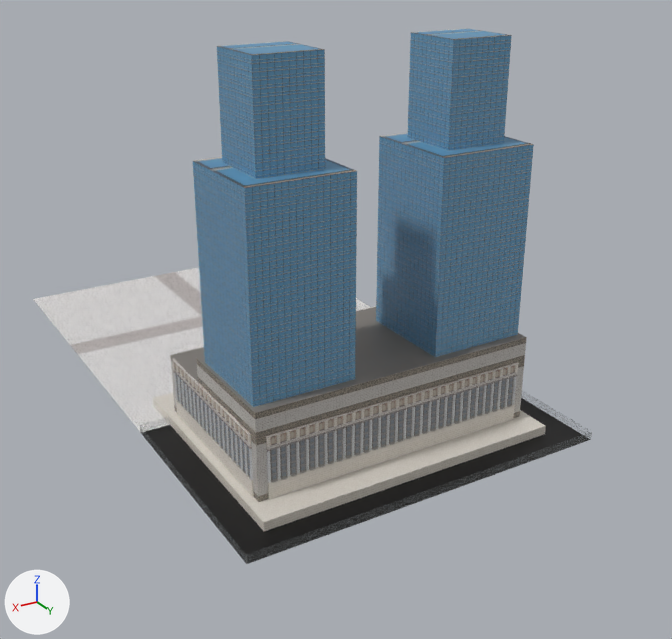
Two versions of the Blender file res/models/pb.blend, one commit apart.
Before and after are seen from a camera (50 mm lens) standing at (140.0, 267.0, 150.0) and looking at (-10.0, 18.0, 26.0). Every picture has the same lights, and +X, +Y and +Z are marked at lower left.
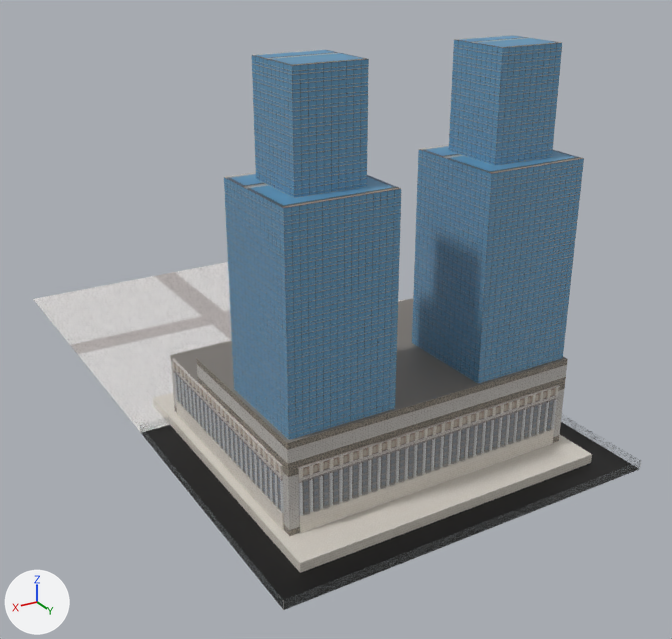
Boxes [x1, y1, x2, y2] around the edits, measured in the pictures (672 x 639 px; the box of a moved part takes in the faces that stretch with it):
'Plane.061', moved
    before: [193, 157, 357, 407]
    after: [224, 172, 401, 440]
'Plane.020', moved
    before: [376, 132, 534, 357]
    after: [412, 145, 584, 383]
'Plane.076', reshaped (11% wider, 14% taller)
    before: [142, 398, 591, 563]
    after: [142, 422, 639, 610]
'Plane.062', moved
    before: [217, 41, 325, 179]
    after: [252, 49, 369, 198]
'Plane.006', reshaped (12% wider, 22% taller)
    before: [171, 307, 526, 496]
    after: [171, 299, 567, 530]
'Plane.021', moved
    before: [408, 28, 512, 151]
    after: [449, 35, 562, 166]
'Plane.060', reshaped (12% wider, 32% taller)
    before: [153, 393, 545, 522]
    after: [153, 393, 592, 563]
'Plane.005', reshaped
    before: [153, 399, 546, 531]
    after: [153, 399, 592, 573]
'Plane.002', mesh rescaled
    before: [196, 337, 527, 419]
    after: [196, 358, 568, 450]
'Plane.003', mesh rescaled
    before: [198, 355, 525, 439]
    after: [198, 377, 566, 470]
'Plane.071', moved
    before: [270, 365, 515, 445]
    after: [303, 388, 555, 476]
'Plane.031', moved
    before: [266, 364, 518, 447]
    after: [299, 387, 559, 478]
'Plane.072', reshaped
    before: [170, 355, 525, 446]
    after: [170, 355, 565, 477]
part 1 of me_plane_005, moved or reshaped
    before: [261, 426, 546, 531]
    after: [261, 455, 592, 573]
part 2 of me_plane_006, moved or reshaped
    before: [202, 315, 526, 496]
    after: [202, 306, 567, 530]
part 3 of me_plane_008, moved or reshaped
    before: [268, 406, 515, 488]
    after: [299, 430, 554, 521]
part 4 of me_plane_008, moved or reshaped
    before: [176, 402, 253, 485]
    after: [176, 402, 284, 518]
part 5 of me_plane_020, moved or reshaped
    before: [268, 409, 514, 500]
    after: [300, 433, 554, 534]
part 6 of me_plane_020, moved or reshaped
    before: [176, 404, 254, 497]
    after: [176, 404, 284, 531]
part 7 of me_plane_062, moved or reshaped
    before: [250, 410, 545, 522]
    after: [250, 434, 592, 563]
part 10 of me_plane_078, moved or reshaped
    before: [251, 360, 525, 446]
    after: [283, 383, 565, 477]

Diff of the bpy script that builds the scene:
```diff
--- a/res/models/pb.blend.py
+++ b/res/models/pb.blend.py
@@ me_plane_005 @@
 me_plane_005.from_pydata(...)  # 24 vertices, 11 faces; spans x -50.0..50.0, y -22.0..60.0, z -3.0..0.0
+# me_plane_005 part 1
+for i in [0, 1, 3, 5, 11, 13, 18, 19]: me_plane_005.vertices[i].co += Vector((0.0, 20.0, 0.0))
 me_plane_005.materials.append(mat_brick2)
@@ me_plane_006 @@
 me_plane_006.from_pydata(...)  # 62 vertices, 36 faces; spans x -47.0..0.0, y -10.0..51.0, z 2.0..28.0
+# me_plane_006 part 2: all 24 vertices in x -47.0..0.0, y 51.0, z 2.0..28.0 are moved by (0.0, 18.0, 0.0)
 me_plane_006.materials.append(mat_brick1)
@@ me_plane_008 @@
 me_plane_008.from_pydata(...)  # 48 vertices, 29 faces; spans x -47.5..0.0, y -10.5..51.5, z 4.0..5.0
+# me_plane_008 part 3: the loose piece of 8 vertices spanning x -44.0..0.0, y 51.0..51.5, z 4.0..5.0 is moved by (0.0, 18.0, 0.0)
+# me_plane_008 part 4
+for i in [20, 21, 24, 25]: me_plane_008.vertices[i].co += Vector((0.0, 18.0, 0.0))
 me_plane_008.materials.append(mat_smooth_stone)
@@ me_plane_020 @@
 me_plane_020.from_pydata(...)  # 40 vertices, 15 faces, 10 loose edges; spans x -47.4..0.0, y -21.4..40.4, z 0.0..4.0
+# me_plane_020 part 5: the loose piece of 8 vertices spanning x -44.0..0.0, y 40.0..40.4, z 0.0..4.0 is moved by (0.0, 18.0, 0.0)
+# me_plane_020 part 6
+for i in [16, 18, 20, 22]: me_plane_020.vertices[i].co += Vector((0.0, 18.0, 0.0))
 me_plane_020.materials.append(mat_brick2)
@@ me_plane_062 @@
 me_plane_062.from_pydata(...)  # 12 vertices, 5 faces; spans x -50.0..50.0, y -22.0..60.0, z 0.0
+# me_plane_062 part 7
+for i in [2, 3, 5, 7]: me_plane_062.vertices[i].co += Vector((0.0, 20.0, 0.0))
 me_plane_062.materials.append(mat_smooth_stone)
@@ me_plane_075 @@
 me_plane_075.from_pydata(...)  # 18 vertices, 10 faces; spans x -47.0..0.0, y 12.0..51.0, z 20.0..22.0
+# me_plane_075 part 8: the whole mesh is scaled about its middle by (1, 1.46, 1), then moved by (0.0, 9.0, 0.0)
 me_plane_075.materials.append(mat_fancy_tiles)
@@ me_plane_076 @@
 me_plane_076.from_pydata(...)  # 18 vertices, 10 faces; spans x -47.0..0.0, y 12.0..51.0, z 20.0..22.0
+# me_plane_076 part 9: the whole mesh is scaled about its middle by (1, 1.46, 1), then moved by (0.0, 9.0, 0.0)
 me_plane_076.materials.append(mat_fancy_tiles)
@@ me_plane_078 @@
 me_plane_078.from_pydata(...)  # 24 vertices, 14 faces; spans x -47.0..0.0, y -10.0..51.0, z 18.0..20.0
+# me_plane_078 part 10: all 9 vertices in x -47.0..0.0, y 51.0, z 18.0..20.0 are moved by (0.0, 18.0, 0.0)
 me_plane_078.materials.append(mat_fancy_tiles)
@@ me_plane_083 @@
 me_plane_083.from_pydata(...)  # 12 vertices, 5 faces; spans x -60.0..60.0, y 13.0..90.0, z 0.0
+# me_plane_083 part 11
+for i in [*range(2, 6), *range(8, 12)]: me_plane_083.vertices[i].co += Vector((0.0, 20.0, 0.0))
 me_plane_083.materials.append(mat_asphalt)
@@ ob_plane_020 @@
 ob_plane_020 = bpy.data.objects.new('Plane.020', me_plane_022)
-ob_plane_020.location = (-30.0, 50.0, 31.0)
+ob_plane_020.location = (-30.0, 70.0, 31.0)
@@ ob_plane_021 @@
 ob_plane_021 = bpy.data.objects.new('Plane.021', me_plane_023)
-ob_plane_021.location = (-30.0, 50.0, 91.0)
+ob_plane_021.location = (-30.0, 70.0, 91.0)
@@ ob_plane_031 @@
 ob_plane_031 = bpy.data.objects.new('Plane.031', me_plane_033)
-ob_plane_031.location = (-43.0, 70.5, 8.0)
+ob_plane_031.location = (-43.0, 88.5, 8.0)
 _m = ob_plane_031.modifiers.new('Array', 'ARRAY')
@@ ob_plane_058 @@
 _m = ob_plane_058.modifiers.new('Array', 'ARRAY')
-_m.count = 18
+_m.count = 24
 _m.use_constant_offset = True
@@ ob_plane_061 @@
 ob_plane_061 = bpy.data.objects.new('Plane.061', me_plane_063)
-ob_plane_061.location = (30.0, 50.0, 31.0)
+ob_plane_061.location = (30.0, 70.0, 31.0)
@@ ob_plane_062 @@
 ob_plane_062 = bpy.data.objects.new('Plane.062', me_plane_064)
-ob_plane_062.location = (30.0, 50.0, 91.0)
+ob_plane_062.location = (30.0, 70.0, 91.0)
@@ ob_plane_071 @@
 ob_plane_071 = bpy.data.objects.new('Plane.071', me_plane_073)
-ob_plane_071.location = (42.0, 71.1, 21.0)
+ob_plane_071.location = (42.0, 89.1, 21.0)
 ob_plane_071.rotation_euler = (0.0, 0.0, -3.142)  # degrees (0, 0, -180)
```
